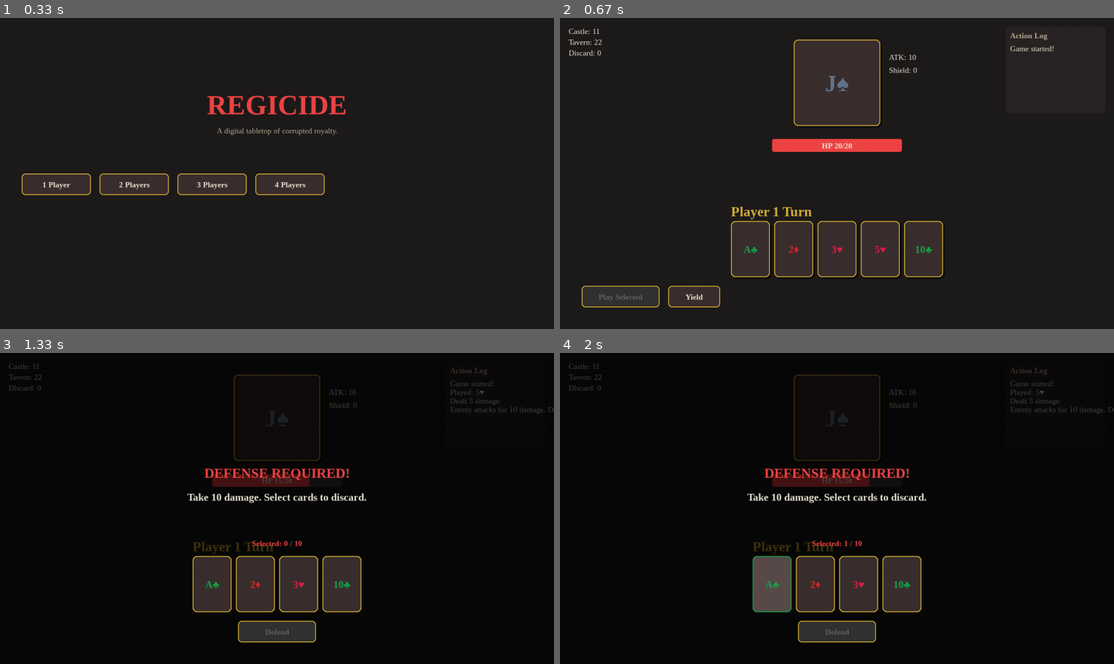
Above: before the commit, frames 1-4 (two rows, left to right).
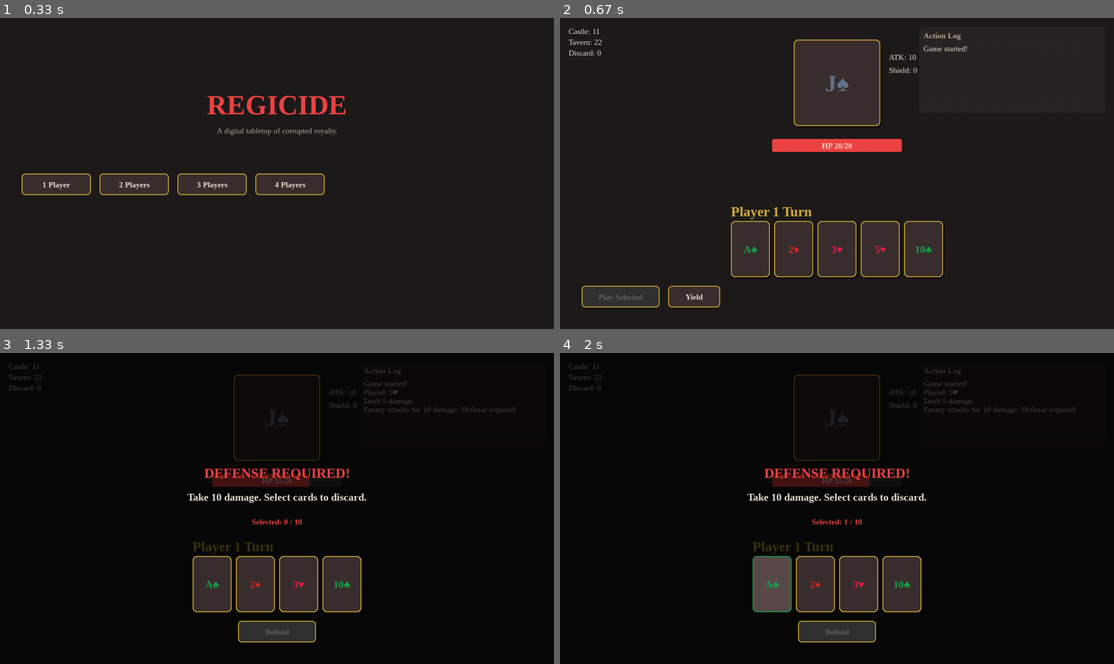
Above: after the commit, the same moments.

Repository: ettoremodina/RegicideRL
Game: pygame game, started from ui/__main__.py
Same seed, same stepped clock (60 frames per second), same inputs: the game is played once before the commit and once after it.
Inputs (mouse positions are in pixels of both pictures, inside the frame that each line leads up to):
- Up to frame 1 (0.33 s): no input
- Up to frame 2 (0.67 s): click (837, 173) at 0.38 s
- Up to frame 3 (1.33 s): click (332, 576) at 0.72 s; click "Play Selected" at 1.05 s
- Up to frame 4 (2 s): click "A♣" at 1.38 s

Frame 1 is identical in both runs. In frame 2, 0.3% of the frame differs, in the area x 65-90%, y 4-11%; in frame 3, 0.6%, in the area x 45-100%, y 4-63%; in frame 4, 0.6%.

Commit message:
feat: add pygame-based user interface for Regicide gameplay

Diff:
--- a/ui/pygame_app.py
+++ b/ui/pygame_app.py
@@ -147,6 +147,15 @@
         elif phase == "defense_needed":
             self.state = "DEFENSE"
             self.defense_required = res.get("defense_required", 0)
+
+            # Auto-defeat check
+            hand = self.game.get_current_player_hand()
+            all_total = sum(c.get_discard_value() for c in hand)
+            if all_total < self.defense_required:
+                self.game.game_over = True
+                self.state = "GAME_OVER"
+                self.game_over_msg = "Defeat... No possible defense."
+                play_defeat()
         elif phase in ("victory", "game_over") or self.game.victory or self.game.game_over:
             self.state = "GAME_OVER"
             if phase == "victory" or self.game.victory:
@@ -294,8 +303,8 @@
             self.enemy_hp_bar.draw(self.screen)
 
         # Action Log (Right side)
-        log_x = self.width - 250
-        pygame.draw.rect(self.screen, DARK_THEME["panel"], (log_x, 20, 230, 200), border_radius=8)
+        log_x = self.width - 450
+        pygame.draw.rect(self.screen, DARK_THEME["panel"], (log_x, 20, 430, 200), border_radius=8)
         log_title = self.bold_font.render("Action Log", True, DARK_THEME["muted"])
         self.screen.blit(log_title, (log_x + 10, 30))
         for i, log_str in enumerate(self.action_log):
@@ -354,7 +363,7 @@
             total = sum(c.get_discard_value() for c in cards)
             t_color = DARK_THEME["success"] if total >= self.defense_required else DARK_THEME["danger"]
             total_lbl = self.bold_font.render(f"Selected: {total} / {self.defense_required}", True, t_color)
-            self.screen.blit(total_lbl, (self.width//2 - total_lbl.get_width()//2, self.height - 290))
+            self.screen.blit(total_lbl, (self.width//2 - total_lbl.get_width()//2, self.height//2 + 20))
 
             self.defend_btn.draw(self.screen)
 
Not shown, added: runs/rl_logs/trial_0/MaskablePPO_2/events.out.tfevents.1783963589.LAPTOP-54Q6KP9I.22588.0
